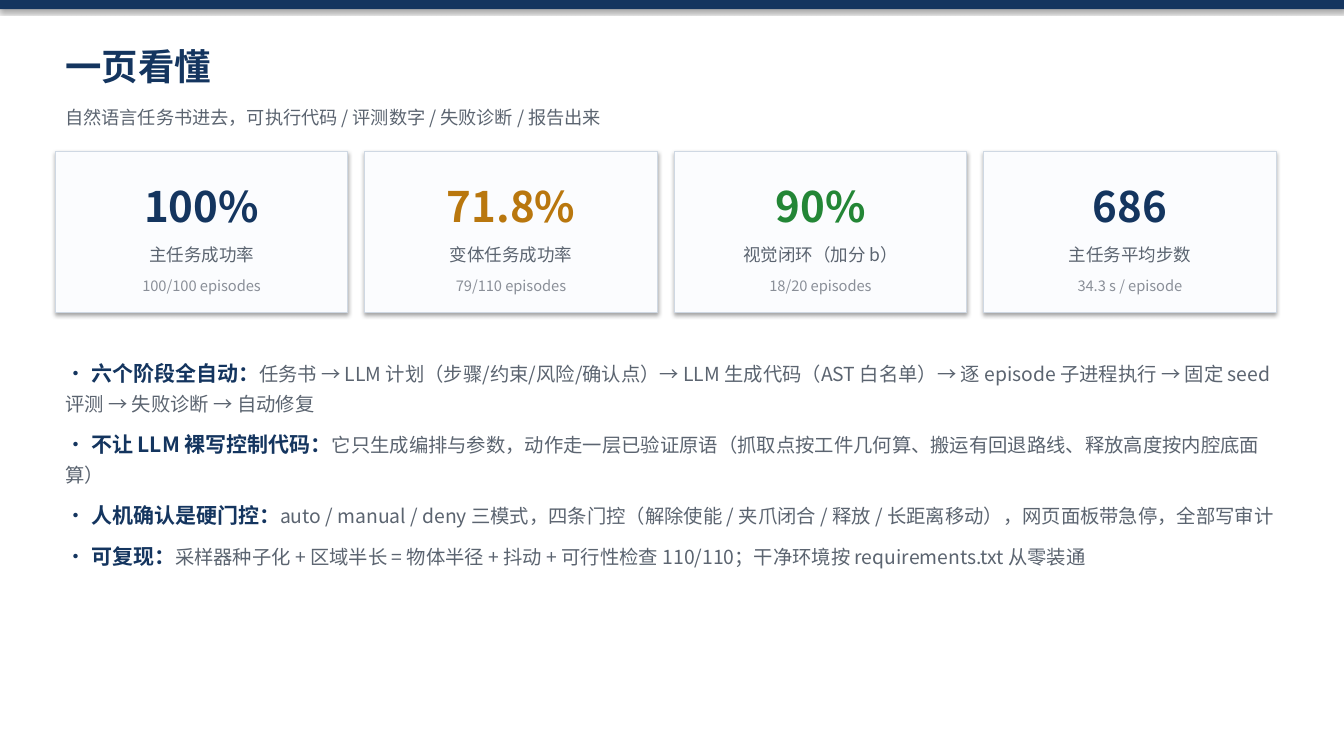
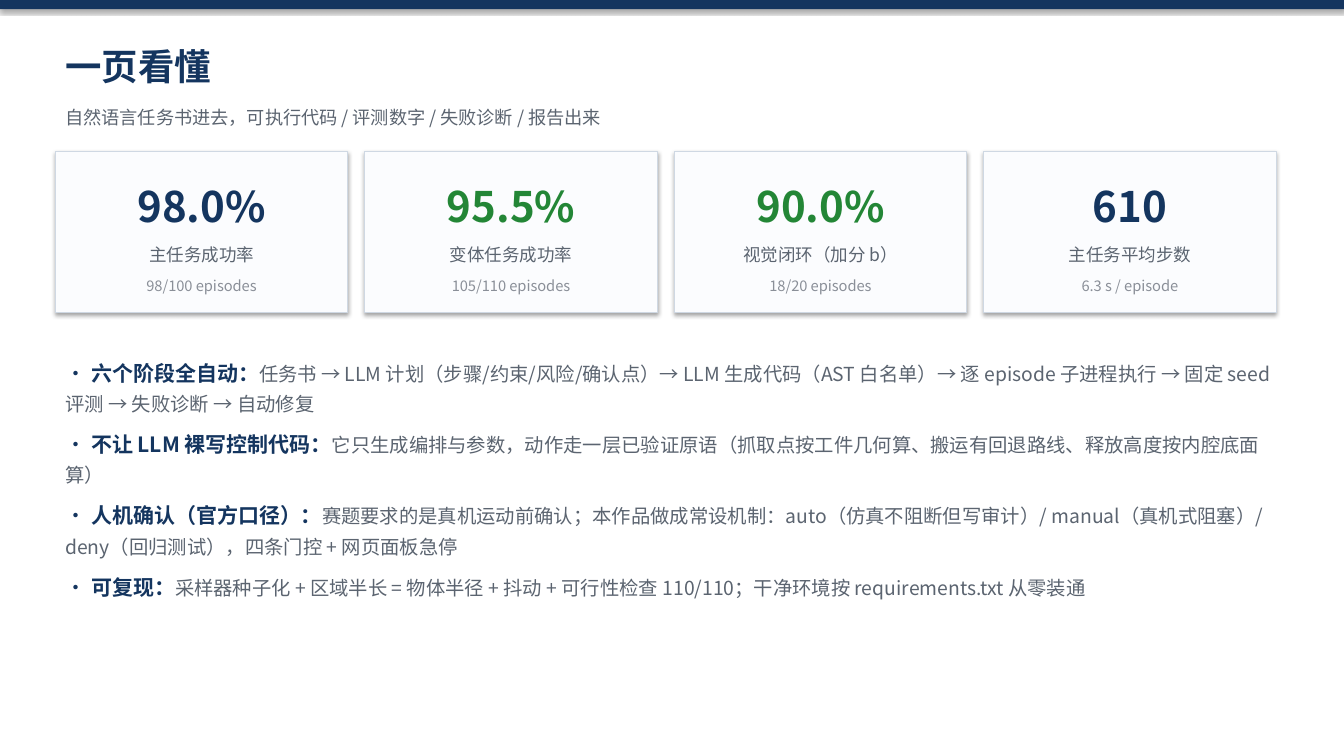
Before and after one commit to JamesWei216/agentic-robotics, a slide deck: slide 2 of reports/Agentic-Robotics-赛题汇报.pptx. Drawn at 1344x756 pixels with LibreOffice and Linux fonts; fonts in the diff are those of the drawing. Boxes give left, top, right and bottom in pixels: in the first picture for what was removed or moved away, otherwise in the second. Text is boxed around its words. In the diff, an @@ line names an element or a change of style, - is before the commit and + after.

Commit message:
PPT 同步 P1-2/P1-3 结果：数字改为从 metrics.json 读取（98.0% / 95.5% / 90.0% / 100.0%），新增 A22 页脚与口径说明，人确认改官方口径

```diff
--- a/reports/Agentic-Robotics-赛题汇报.pptx
+++ b/reports/Agentic-Robotics-赛题汇报.pptx
@@ text at (137,190,265,223): text changed @@
-100%
+98.0%
@@ text at (447,190,575,223): text changed; text colour #B9770E to #238636 @@
-71.8%
+95.5%
@@ text at (756,190,884,223): text changed @@
-90%
+90.0%
@@ text at (1093,190,1167,223): text changed @@
-686
+610
@@ text at (146,279,257,294): text changed @@
-100/100 episodes
+98/100 episodes
@@ text at (452,279,570,294): text changed @@
-79/110 episodes
+105/110 episodes
@@ text at (1082,279,1178,294): text changed @@
-34.3 s / episode
+6.3 s / episode
@@ text at (65,505,1263,559): text changed @@
-· 人机确认是硬门控：auto / manual / deny 三模式，四条门控（解除使能 / 夹爪闭合 / 释放 / 长距离移动），网页面板带急停，全部写审计
+· 人机确认（官方口径）：赛题要求的是真机运动前确认；本作品做成常设机制：auto（仿真不阻断但写审计）/ manual（真机式阻塞）/ deny（回归测试），四条门控 + 网页面板急停
```
Also in this commit, not shown: 9 other slides changed, 1 other file.
